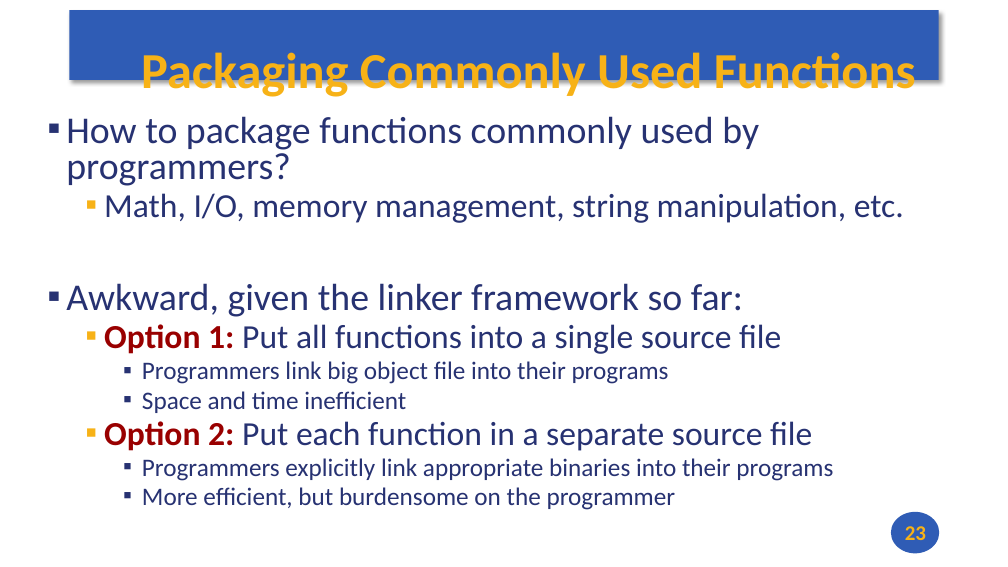
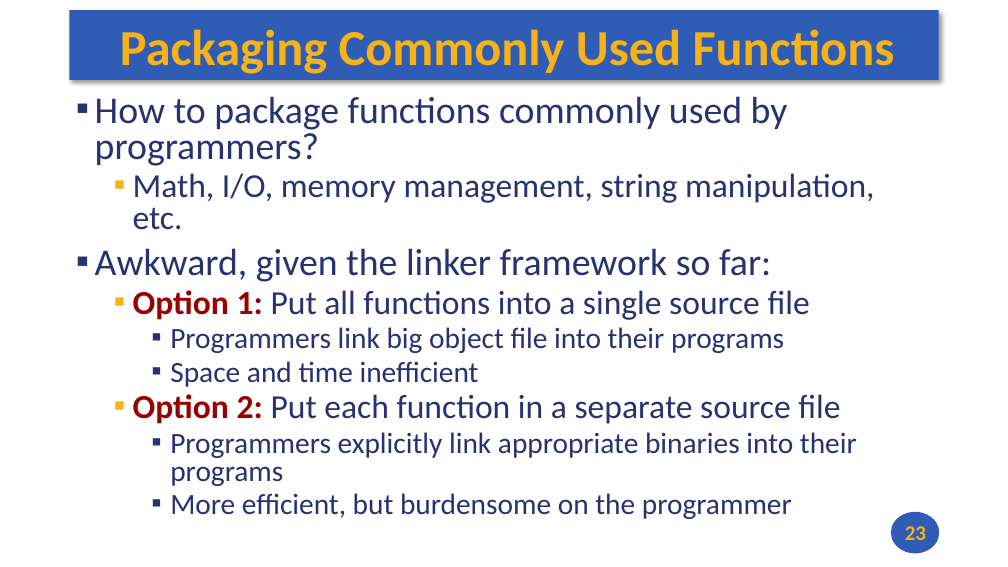
Before and after one commit to andrewt0301/hse-acos-course, a slide deck: slide 23 of docs/part2os/04_Linking/OS_Lecture_04.pptx. Drawn at 1008x567 pixels with LibreOffice and Linux fonts; fonts in the diff are those of the drawing. Boxes give left, top, right and bottom in pixels: in the first picture for what was removed or moved away, otherwise in the second. Text is boxed around its words. In the diff, an @@ line names an element or a change of style, - is before the commit and + after.

```diff
--- a/docs/part2os/04_Linking/OS_Lecture_04.pptx
+++ b/docs/part2os/04_Linking/OS_Lecture_04.pptx
@@ title "Packaging Commonly Used Functions" rewrapped from [141, 47, 916, 100] to [120, 29, 895, 74] @@
@@ text "How to package functions commonly ...": place and size @@
-text "How to package functions commonly ..." at [66, 116, 904, 510]
+text "How to package functions commonly ..." at [95, 96, 874, 519]
@@ text at [170, 327, 857, 519]: size 24 to 28 pt in "Programmers link big object file into their ...", "Space and time inefficient", "Programmers explicitly link appropriate binaries into their ...", "More efficient, but burdensome on the programmer" @@
```
Also in this commit, not shown: 35 other slides changed, 1 other file.
